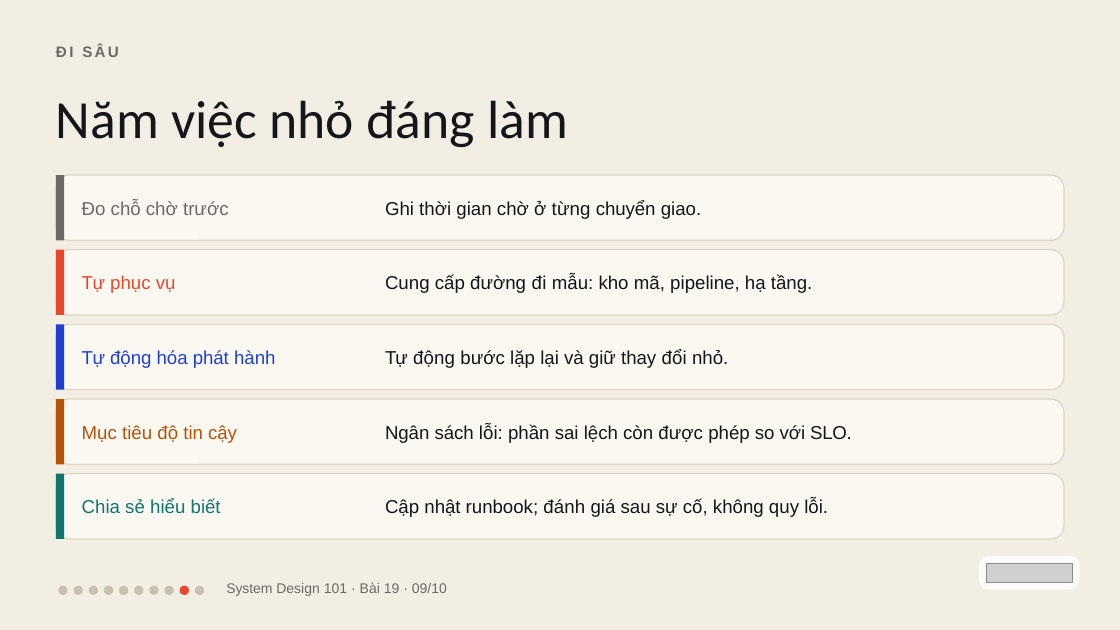
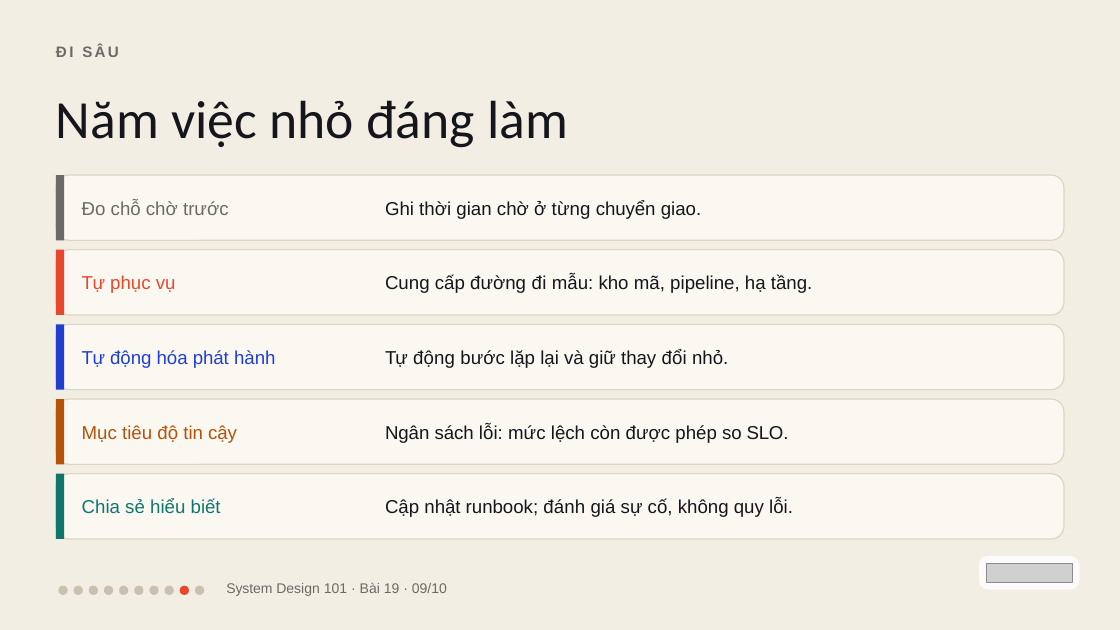
Before and after one commit to vohoailinh90/tool-marketing-studio, a slide deck: slide 9 of system-design-101/vi/lessons/sd-13-019/slides/sd-13-019.pptx. Drawn at 1120x630 pixels with LibreOffice and Linux fonts; fonts in the diff are those of the drawing; grey boxes stand for pictures. Boxes give left, top, right and bottom in pixels: in the first picture for what was removed or moved away, otherwise in the second. Text is boxed around its words. In the diff, an @@ line names an element or a change of style, - is before the commit and + after.

```diff
--- a/system-design-101/vi/lessons/sd-13-019/slides/sd-13-019.pptx
+++ b/system-design-101/vi/lessons/sd-13-019/slides/sd-13-019.pptx
@@ text at box(385, 424, 789, 443): text changed @@
-Ngân sách lỗi: phần sai lệch còn được phép so với SLO.
+Ngân sách lỗi: mức lệch còn được phép so SLO.
@@ text at box(385, 499, 793, 517): text changed @@
-Cập nhật runbook; đánh giá sau sự cố, không quy lỗi.
+Cập nhật runbook; đánh giá sự cố, không quy lỗi.
```
Also in this commit, not shown: 2 other slides changed, 7 other files.
